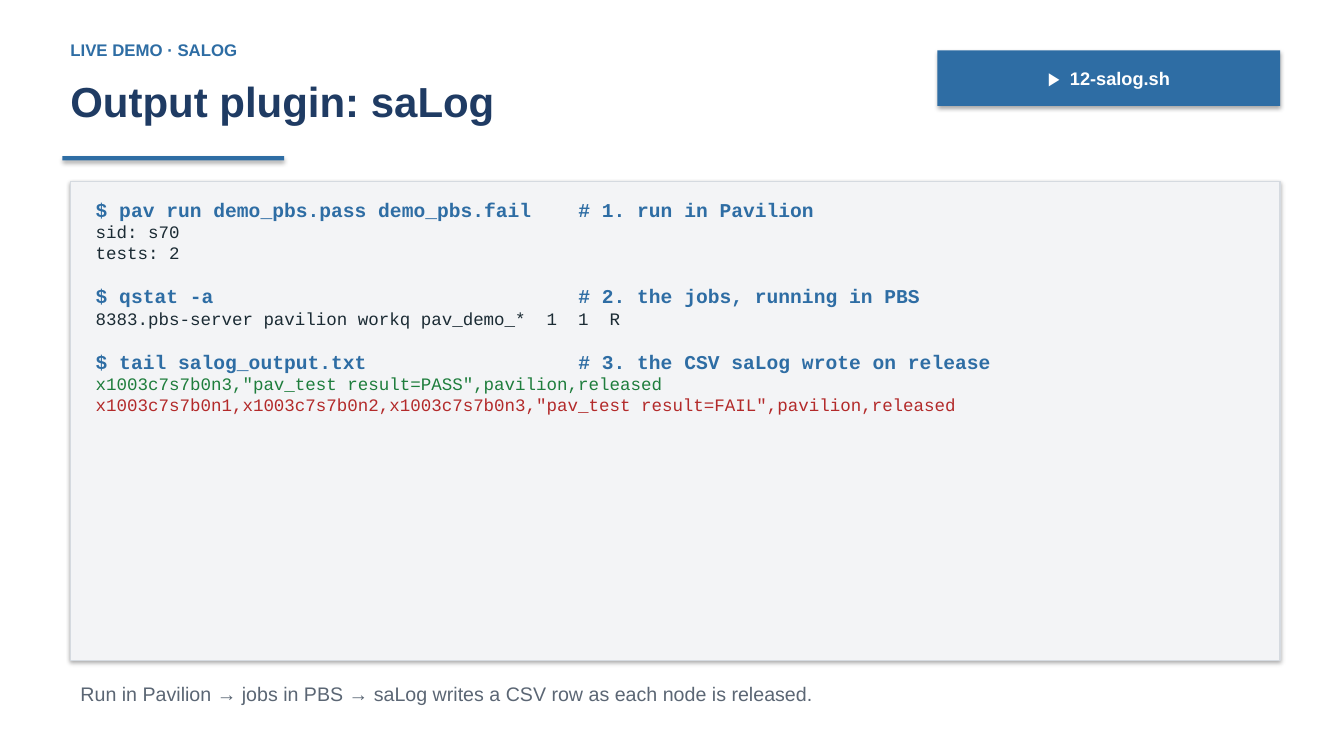
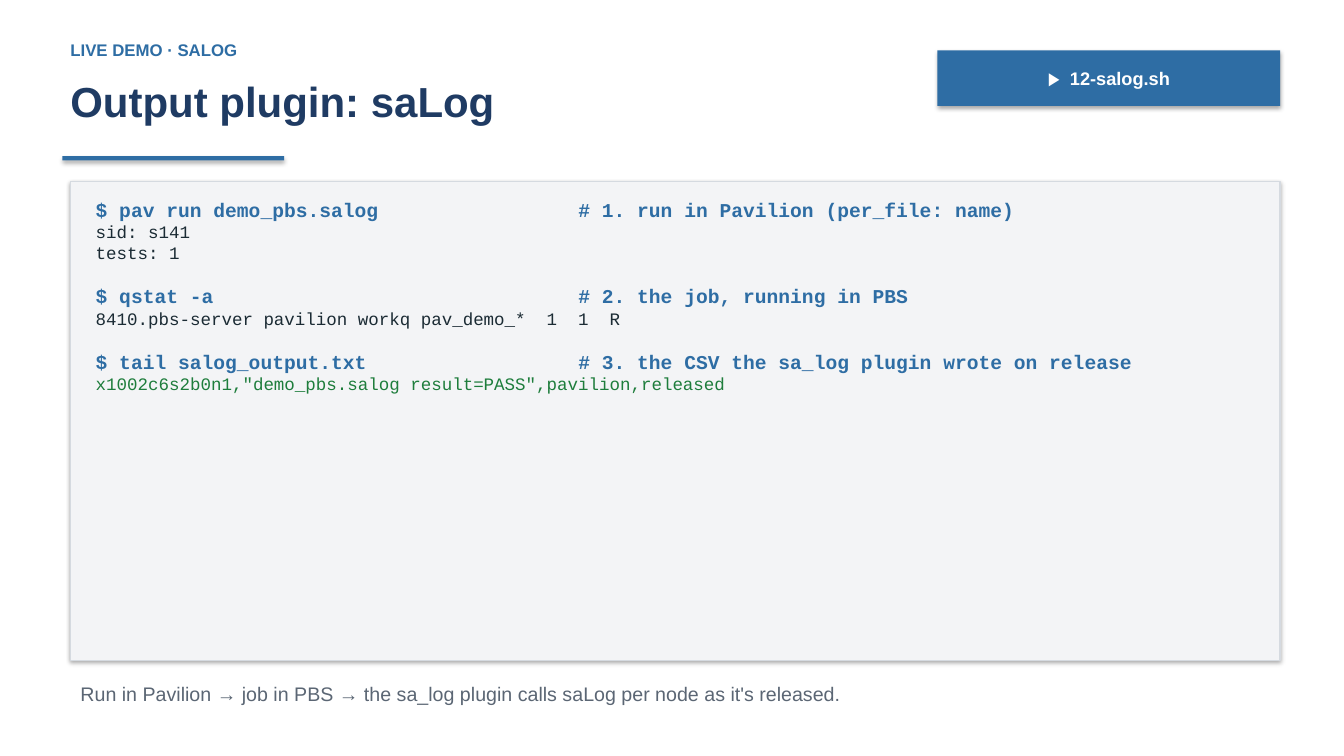
Before and after one commit to curtisecombsjr/pavilion-workshop, a slide deck: slide 42 of deck/pavilion-workshop.pptx. Drawn at 1344x756 pixels with LibreOffice and Linux fonts; fonts in the diff are those of the drawing. Boxes give left, top, right and bottom in pixels: in the first picture for what was removed or moved away, otherwise in the second. Text is boxed around its words. In the diff, an @@ line names an element or a change of style, - is before the commit and + after.

```diff
--- a/deck/pavilion-workshop.pptx
+++ b/deck/pavilion-workshop.pptx
@@ text in rectangle at box(96, 203, 1131, 394): text changed; size 12.5 to 14 pt; bold on @@
-$ pav run demo_pbs.pass demo_pbs.fail # 1. run in Pavilion
-sid: s70
-tests: 2
-$ qstat -a # 2. the jobs, running in PBS
-8383.pbs-server pavilion workq pav_demo_* 1 1 R
-$ tail salog_output.txt # 3. the CSV saLog wrote on release
-x1003c7s7b0n3,"pav_test result=PASS",pavilion,released
-x1003c7s7b0n1,x1003c7s7b0n2,x1003c7s7b0n3,"pav_test result=FAIL",pavilion,released
+$ pav run demo_pbs.salog # 1. run in Pavilion (per_file: name)
+sid: s141
+tests: 1
+$ qstat -a # 2. the job, running in PBS
+8410.pbs-server pavilion workq pav_demo_* 1 1 R
+$ tail salog_output.txt # 3. the CSV the sa_log plugin wrote on release
+x1002c6s2b0n1,"demo_pbs.salog result=PASS",pavilion,released
@@ text at box(80, 687, 840, 705): text changed @@
-Run in Pavilion → jobs in PBS → saLog writes a CSV row as each node is released.
+Run in Pavilion → job in PBS → the sa_log plugin calls saLog per node as it's released.
```
Also in this commit, not shown: 4 other files.
